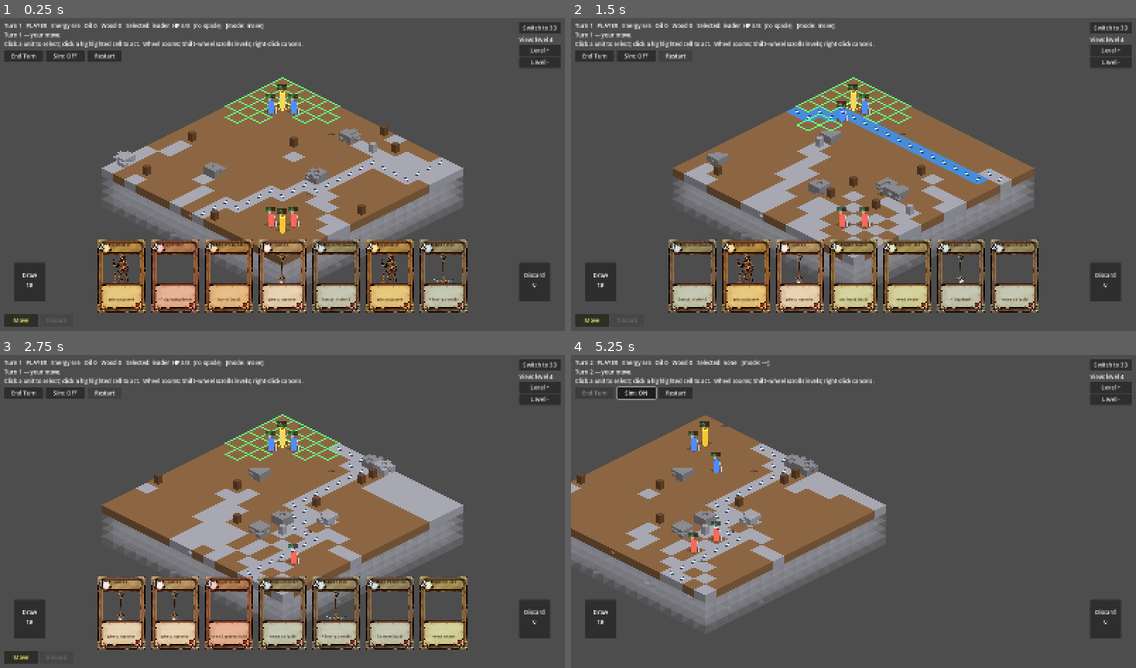
Above: before the commit, frames 1-4 (two rows, left to right).
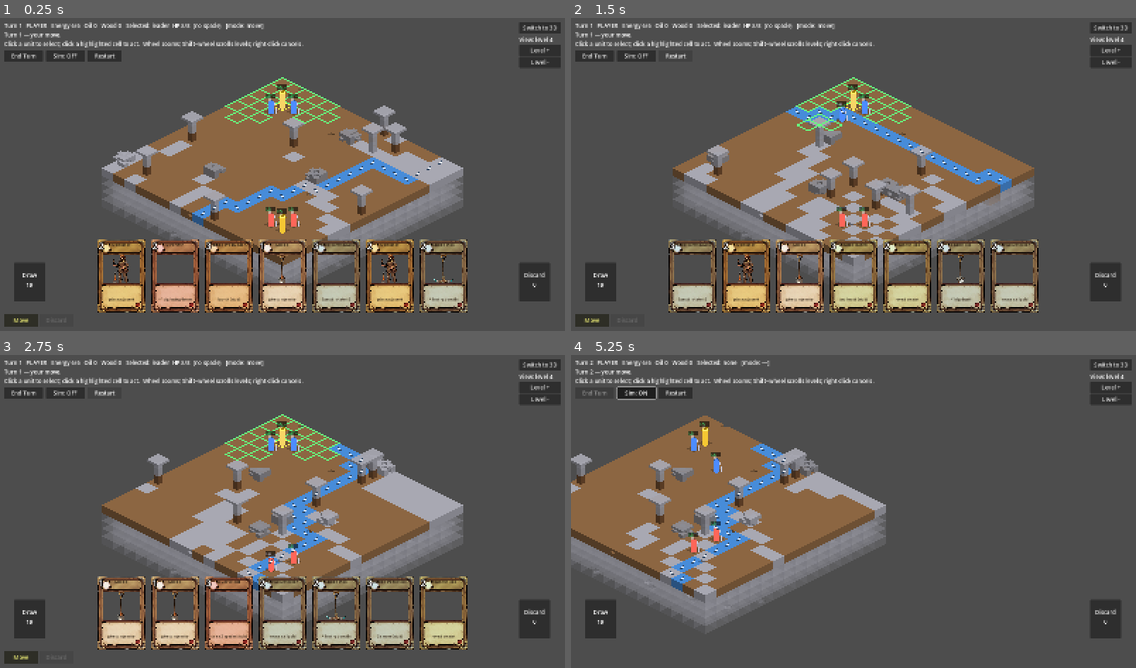
Above: after the commit, the same moments.

Repository: lgtmann/ASAS
Game: Godot game, scene res://scenes/main.tscn
Two runs of this game, one before a commit and one after it. Both use one fixed random seed, a clock stepped at 60 frames per second and the inputs below.
Inputs (mouse positions are in pixels of both pictures, inside the frame that each line leads up to):
- Up to frame 1 (0.25 s): no input
- Up to frame 2 (1.5 s): click "Restart" at 0.5 s; click "Restart" at 1.25 s
- Up to frame 3 (2.75 s): click "Restart" at 2 s
- Up to frame 4 (5.25 s): click "End Turn" at 2.75 s; tap A at 3.5, 4.25 s; move the mouse to (977, 498) at 3.52 s; hold D 3.53-4.25 s; click (977, 498) at 3.67 s; drag from (740, 530) to (825, 577) at 4.27 s; click "Sim: OFF" at 5 s

The runs differ from the first frame. In frame 1, 2.2% of the frame differs, in the area x 24-74%, y 27-67%; in frame 2, 1.1%; in frame 3, 2.0%; in frame 4, 2.1%.

Commit message:
Perf: vision skip-key + sorted-key cache + conditional terrain redraw; water revealed blue; tree tops solid on surface view

Diff:
--- a/scripts/game_state.gd
+++ b/scripts/game_state.gd
@@ -76,6 +76,10 @@
 # Fog of war: every cell ever revealed by a friendly unit's line-of-sight.
 # Unseen solid cells render as light grey (you see shape, not material).
 var seen: Dictionary = {}
+# Cache key for the last vision recompute (terrain version + friendly unit
+# positions). Recompute is the CPU hot path — skip it when nothing relevant
+# moved or changed.
+var _vision_key: String = ""
 
 # Turn-team tracking and a flag so iso_view can auto-play BOTH sides
 # (visible combat simulation).
@@ -232,6 +236,15 @@
 func recompute_vision() -> void:
 	if world == null:
 		return
+	# Skip the (expensive) Bresenham sweep when neither the terrain nor any
+	# friendly unit position has changed since the last recompute.
+	var key: String = str(world.version)
+	for u in units:
+		if u.team == 0 and u.is_alive():
+			key += "|%d,%d,%d" % [u.grid.x, u.grid.y, u.grid.z]
+	if key == _vision_key:
+		return
+	_vision_key = key
 	for u in units:
 		if u.team != 0 or not u.is_alive():
 			continue
@@ -240,7 +253,7 @@
 func _reveal_from(u) -> void:
 	# A friendly unit reveals every cell on its own y-plane reachable by an
 	# unobstructed 2D ray (Bresenham), plus the cube directly below each
-	# revealed air cell (the visible floor).
+	# revealed air cell (the visible floor — solid earth OR water in a trench).
 	var y: int = u.grid.y
 	for tx in world.SX:
 		for tz in world.SZ:
@@ -249,7 +262,7 @@
 			var here := Vector3i(tx, y, tz)
 			seen[here] = true
 			var below := Vector3i(tx, y - 1, tz)
-			if world.is_solid(below):
+			if world.material_at(below) != VoxelWorld.Mat.AIR:
 				seen[below] = true
 
 # Returns true iff the 2D segment from (sx,sz) to (tx,tz) at y has no solid
--- a/scripts/iso_view.gd
+++ b/scripts/iso_view.gd
@@ -141,6 +141,14 @@
 # canvas should receive them — `terrain_layer` from terrain redraws, `self`
 # from dynamic redraws. Polygon helpers in _draw_cube etc. read this.
 var _draw_canvas: CanvasItem = null
+# Sorted cell-key cache for the terrain pass (sorting ~1500 keys with a
+# GDScript comparator every redraw is expensive). Rebuilt when cells change.
+var _terrain_keys: Array = []
+var _terrain_keys_dirty: bool = true
+# Trackers so _on_changed only invalidates the terrain cache when something
+# terrain-visible actually changed (vision growth or focal-level change).
+var _last_seen_size: int = -1
+var _last_tl_view_level: int = -999
 
 # Earthquake animation: when gs emits quake_started, every solid cube whose
 # (x, z) column is in this dict bounces with a random phase, amplitude decaying
@@ -182,7 +190,7 @@
 	terrain_layer.view = self
 	terrain_layer.z_index = -1
 	add_child(terrain_layer)
-	world.cells_changed.connect(terrain_layer.queue_redraw)
+	world.cells_changed.connect(_on_cells_changed)
 
 	_build_hud()
 	gs.start()
@@ -272,38 +280,48 @@
 		draw_polyline(PackedVector2Array([tip, b1, b2, tip]), outline_col, 1.0)
 
 func _level_alpha(y: int) -> float:
-	# Alpha for cubes AT or NEAR (one level above) the focal level. Cubes more
-	# than one level above wireframe instead (see _draw_cube).
+	# Alpha for solid-rendered cubes. Above-focal cubes only reach here when
+	# the focal level is at/above ground (underground views wireframe them in
+	# _draw_cube) — render those at the near-above fade so tall trees and
+	# boulders stay fully visible on the surface view.
 	if y == view_level:
 		return 1.0
-	if y == view_level + 1:
+	if y > view_level:
 		return FADE_NEAR_ABOVE
-	if y < view_level:
-		return FADE_BELOW
-	return 0.0   # never used; far-above cubes early-out into the wireframe path
+	return FADE_BELOW
+
+func _on_cells_changed() -> void:
+	_terrain_keys_dirty = true
+	if terrain_layer != null:
+		terrain_layer.queue_redraw()
 
 # Cache layer's draw — only fires when we explicitly mark it dirty (vision /
-# terrain / view-level / quake). Sorts the cell keys back-to-front and draws
-# each cube; `_draw_canvas` routes the primitives to the layer.
+# terrain / view-level / quake). Uses a cached back-to-front key sort that's
+# only rebuilt when cells actually changed; `_draw_canvas` routes the
+# primitives to the layer.
 func _draw_terrain_layer(canvas: CanvasItem) -> void:
 	if world == null or gs == null:
 		return
 	_draw_canvas = canvas
-	var keys: Array = world.cells.keys()
-	keys.sort_custom(func(a, b):
-		if a.x + a.z != b.x + b.z:
-			return a.x + a.z < b.x + b.z
-		return a.y < b.y)
-	for c in keys:
+	if _terrain_keys_dirty:
+		_terrain_keys = world.cells.keys()
+		_terrain_keys.sort_custom(func(a, b):
+			if a.x + a.z != b.x + b.z:
+				return a.x + a.z < b.x + b.z
+			return a.y < b.y)
+		_terrain_keys_dirty = false
+	for c in _terrain_keys:
 		_draw_cube(c, _level_alpha(c.y))
 	_draw_canvas = self
 
 func _draw_cube(c: Vector3i, alpha: float) -> void:
 	var seen_it: bool = gs.seen.has(c)
 	var mat: int = world.material_at(c)
-	# Cubes >1 level above the focal layer wireframe (single cube outline so
-	# the see-through cage doesn't get visually noisy).
-	if c.y > view_level + 1:
+	# Cubes >1 level above the focal layer wireframe — but ONLY when the focal
+	# level is underground. At/above ground level nothing overhead is hiding
+	# anything, so surface protrusions (tall trees, boulders) render solid in
+	# full instead of getting their tops trimmed to wireframe.
+	if c.y > view_level + 1 and view_level < VoxelWorld.GROUND:
 		var base_col: Color = (FOG_COLOR if not seen_it
 				else _mat_colors.get(mat, Color(0.5, 0.5, 0.5)))
 		var wire_col := Color(base_col.r, base_col.g, base_col.b, WIRE_ALPHA)
@@ -884,10 +902,14 @@
 	_refresh_info()
 	_refresh_combo_status()
 	queue_redraw()
-	# Vision can have changed (recompute_vision fires on every action), so the
-	# terrain cache must redraw too — fog colours may be lifting.
+	# Terrain cache only needs a redraw when something terrain-visible changed:
+	# fog lifted (seen grew) or the focal level moved. Plain selection / card
+	# clicks reuse the cached render.
 	if terrain_layer != null:
-		terrain_layer.queue_redraw()
+		if gs.seen.size() != _last_seen_size or view_level != _last_tl_view_level:
+			_last_seen_size = gs.seen.size()
+			_last_tl_view_level = view_level
+			terrain_layer.queue_redraw()
 
 func _refresh_combo_status() -> void:
 	if status_label == null:
--- a/scripts/voxel_world.gd
+++ b/scripts/voxel_world.gd
@@ -8,6 +8,10 @@
 # Fired whenever any cell's material changes. The iso_view's terrain cache
 # uses this to know when it needs to re-render.
 signal cells_changed
+
+# Monotonic terrain version — bumps on every set_material. Cheap change-key
+# for caches (vision recompute skips when version + unit positions match).
+var version: int = 0
 
 enum Mat { AIR, EARTH, WATER, GOLD, CRYSTAL, RELIC, OIL, STONE, TREE }
 
@@ -278,6 +282,7 @@
 		cells.erase(p)
 	else:
 		cells[p] = m
+	version += 1
 	_refresh_cube(p)
 	cells_changed.emit()
 
